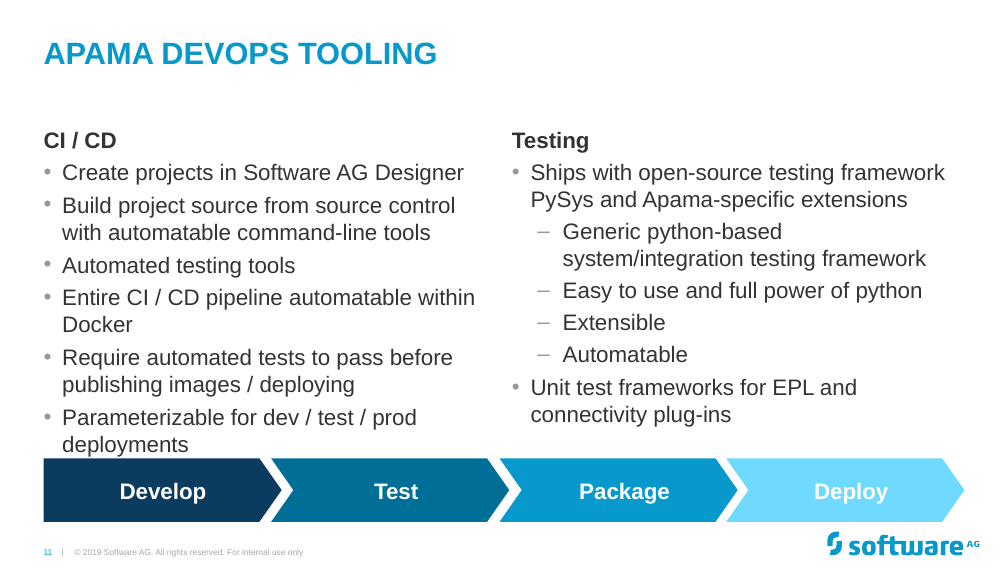
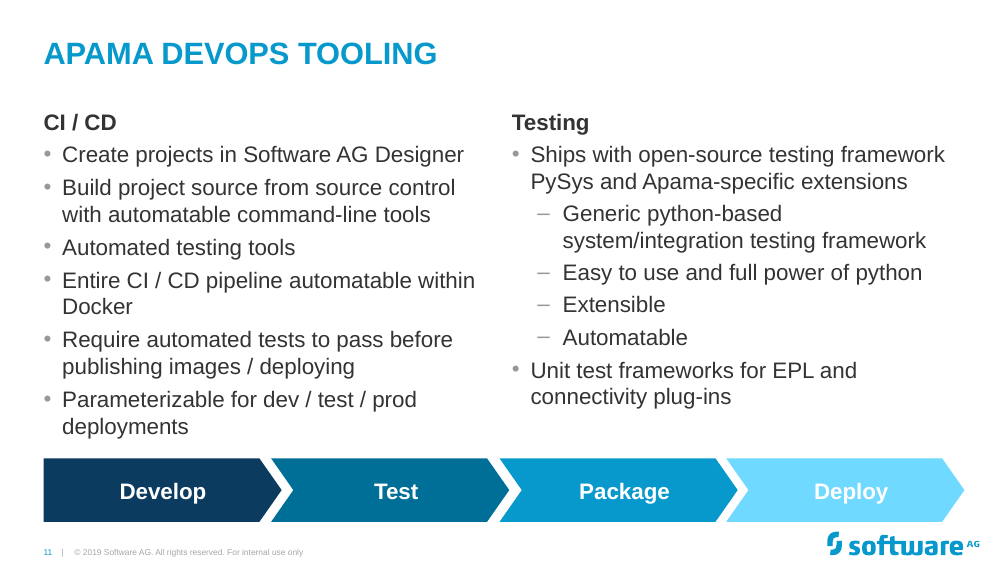
Before and after one commit to Cumulocity-IoT/apama-streaming-analytics-intro-training, a slide deck: slide 11 of Apama GAP Training.pptx. Drawn at 1008x567 pixels with LibreOffice and Linux fonts; fonts in the diff are those of the drawing; background and template pictures are left out. Boxes give left, top, right and bottom in pixels: in the first picture for what was removed or moved away, otherwise in the second. Text is boxed around its words. In the diff, an @@ line names an element or a change of style, - is before the commit and + after.

```diff
--- a/Apama GAP Training.pptx
+++ b/Apama GAP Training.pptx
@@ text "CI / CD": place and size @@
-text "CI / CD" at [44, 132, 116, 149]
+text "CI / CD" at [44, 114, 116, 131]
@@ text "Testing": place and size @@
-text "Testing" at [512, 131, 590, 153]
+text "Testing" at [512, 113, 590, 135]
@@ text "Create projects in Software AG ...": place and size @@
-text "Create projects in Software AG ..." at [62, 163, 475, 457]
+text "Create projects in Software AG ..." at [62, 145, 475, 439]
@@ text "Ships with open-source testing framework ...": place and size @@
-text "Ships with open-source testing framework ..." at [531, 163, 945, 427]
+text "Ships with open-source testing framework ..." at [531, 145, 945, 409]
```
Also in this commit, not shown: 20 other slides changed, 2 slides added.
